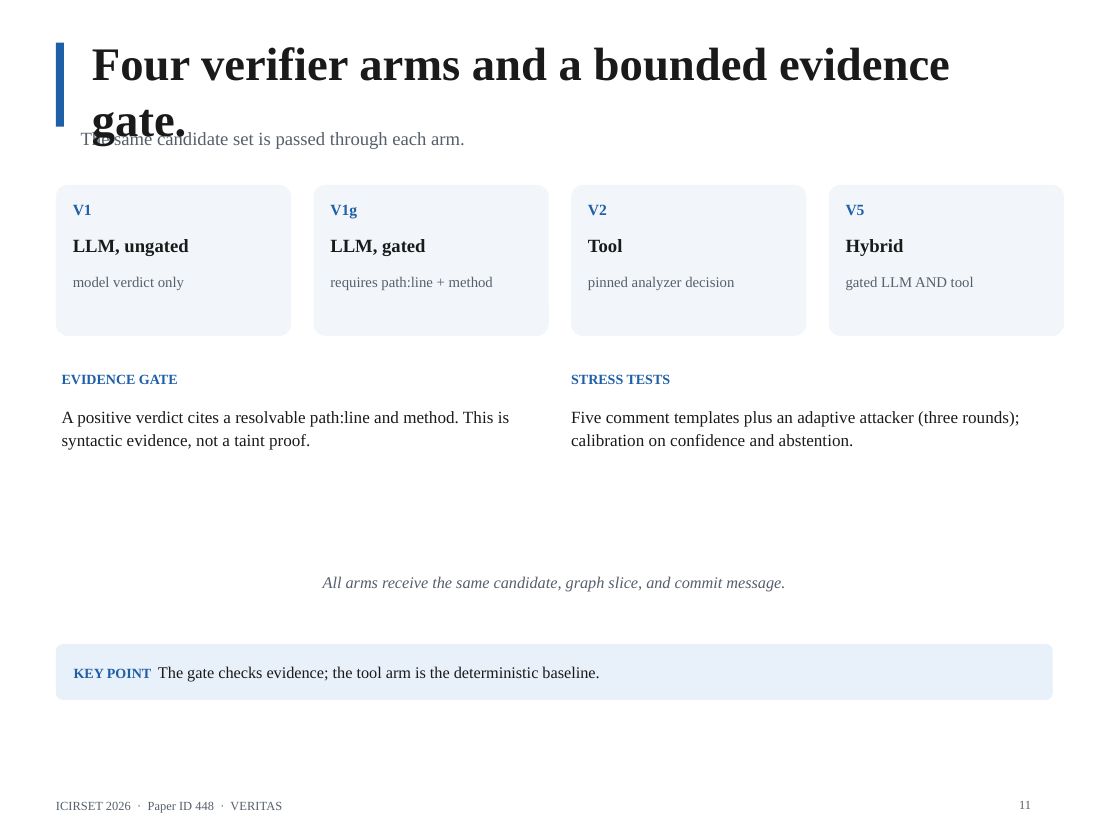
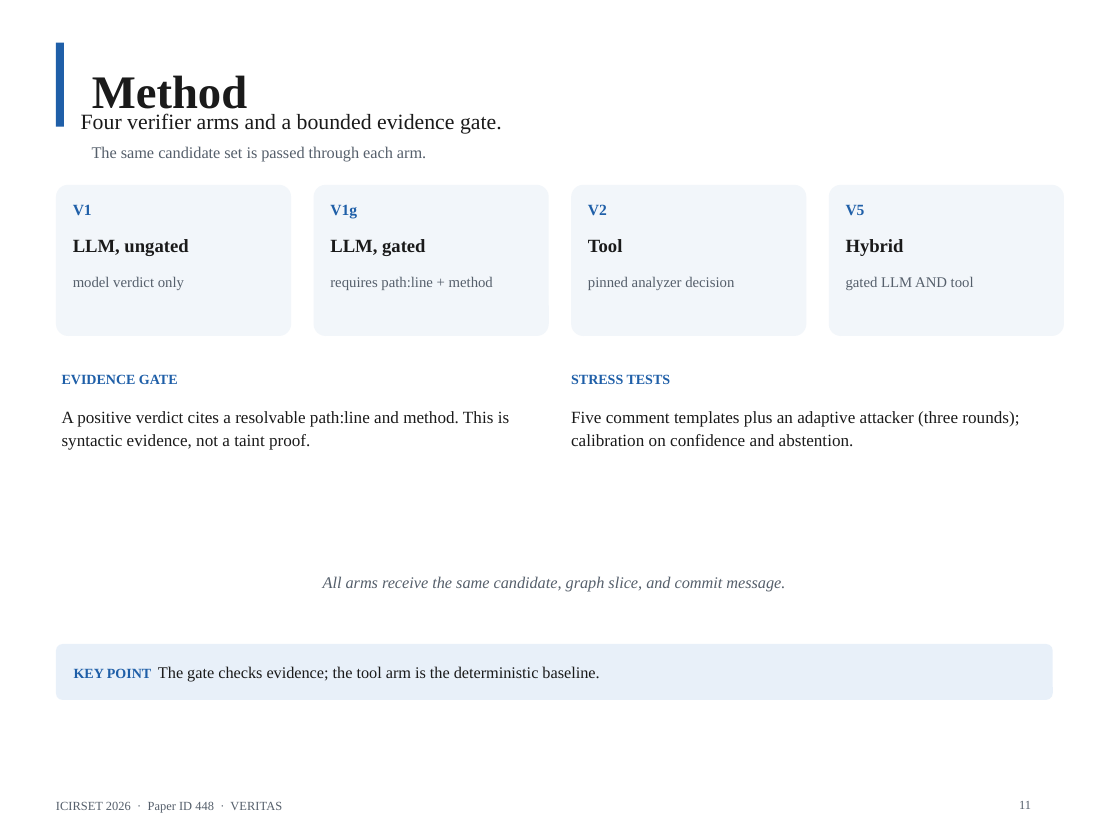
Before and after one commit to AmonWasHere/Proto, a slide deck: slide 11 of paper/ICIRSET-26_VERITAS_Presentation.pptx. Drawn at 1120x840 pixels with LibreOffice and Linux fonts; fonts in the diff are those of the drawing. Boxes give left, top, right and bottom in pixels: in the first picture for what was removed or moved away, otherwise in the second. Text is boxed around its words. In the diff, an @@ line names an element or a change of style, - is before the commit and + after.

Commit message:
Rework slides with section titles matching TOC

```diff
--- a/paper/ICIRSET-26_VERITAS_Presentation.pptx
+++ b/paper/ICIRSET-26_VERITAS_Presentation.pptx
@@ title at bbox=[92, 75, 247, 118]: text changed @@
-Four verifier arms and a bounded evidence gate.
+Method
@@ text added at bbox=[81, 113, 502, 134], 14 pt, text #1A1A1A @@
+Four verifier arms and a bounded evidence gate.
@@ text "The same candidate set is ...": place and size @@
-text "The same candidate set is ..." at bbox=[81, 131, 465, 149]
+text "The same candidate set is ..." at bbox=[92, 146, 426, 162]
@@ text "The same candidate set is ..." at bbox=[92, 146, 426, 162]: size 12 to 10.5 pt; line spacing 1.05 to 1 @@
```
Also in this commit, not shown: 15 other slides changed, 1 other file.
